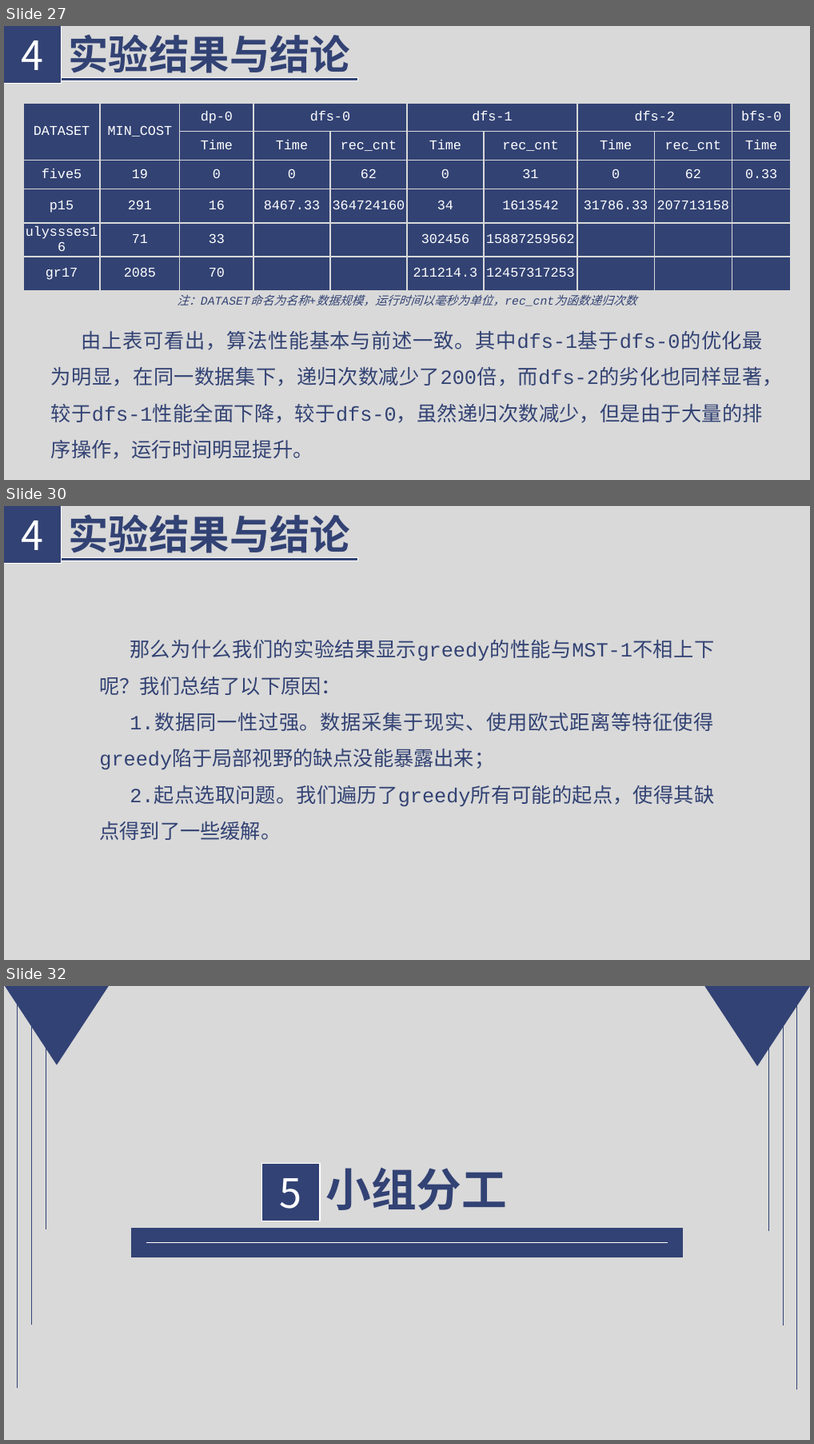
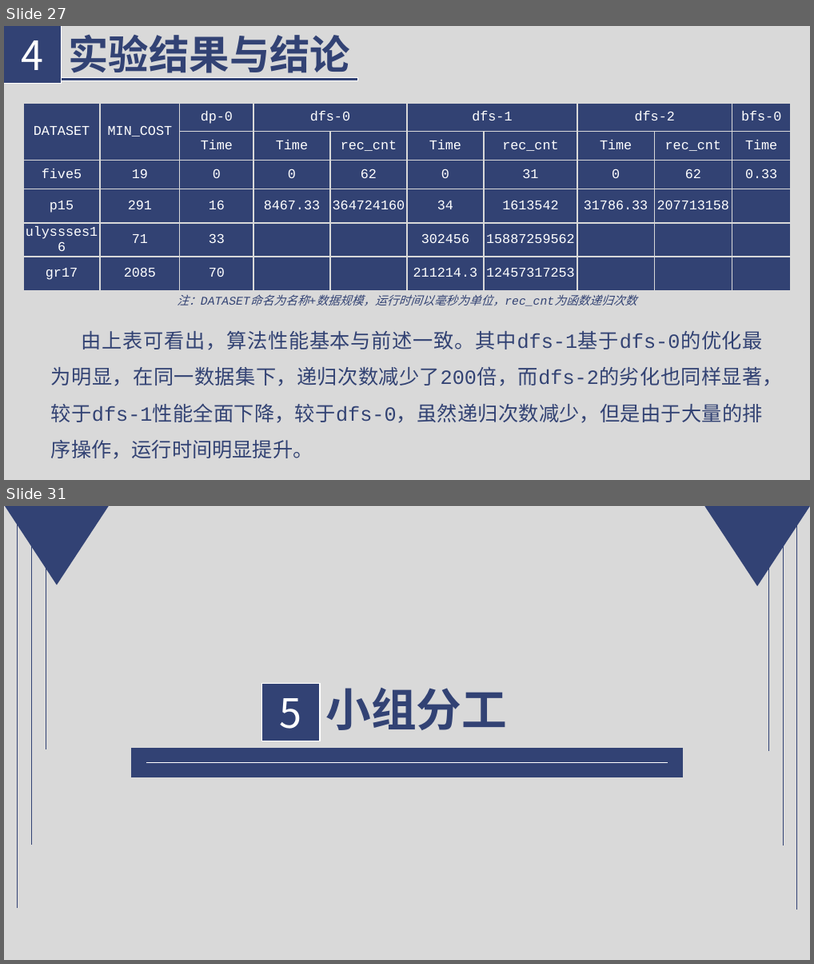
Before and after one commit to Florenz0707/AlgorithmProject, a slide deck: 3023244222-1-3/reports/introduction.pptx. Shown one above the other, each under a label of ours: slides 27, 30 and 32 before the commit, slides 27 and 31 after it; the slides between them are not shown. The pictures are 814x1444 and 814x964 pixels, drawn with LibreOffice and Linux fonts; fonts in the diff are those of the drawing. Boxes give left, top, right and bottom in pixels: in the first picture for what was removed or moved away, otherwise in the second. Text is boxed around its words. In the diff, an @@ line names an element or a change of style, - is before the commit and + after.

```diff
--- a/3023244222-1-3/reports/introduction.pptx
+++ b/3023244222-1-3/reports/introduction.pptx
@@ slide 30 removed at (x1=4, y1=506, x2=810, y2=960), background #D9D9D9 @@
@@ rectangle removed at (x1=4, y1=506, x2=62, y2=564) @@
-4
@@ text removed at (x1=69, y1=514, x2=351, y2=560) @@
-实验结果与结论
@@ rectangle removed at (x1=4, y1=558, x2=358, y2=561) @@
@@ text removed at (x1=99, y1=640, x2=714, y2=840) @@
-那么为什么我们的实验结果显示greedy的性能与MST-1不相上下呢？我们总结了以下原因：
-1.数据同一性过强。数据采集于现实、使用欧式距离等特征使得greedy陷于局部视野的缺点没能暴露出来；
-2.起点选取问题。我们遍历了greedy所有可能的起点，使得其缺点得到了一些缓解。
@@ what was slide 32 is now slide 31 @@
```
Also in this commit, not shown: 3 slides changed, 1 other file.
